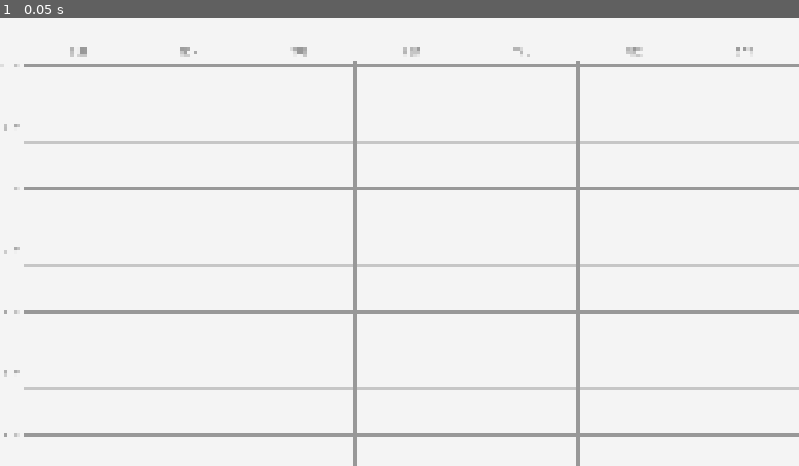
Above: before the commit, frame 1.
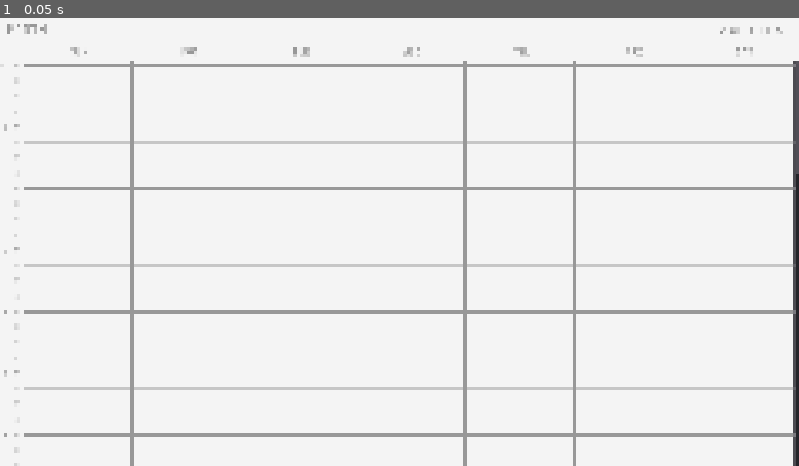
Above: after the commit, the same moment.

Repository: ACB-prgm/Organizer_Calendar
Game: Godot game, scene res://Calendar/WeekCalendar.tscn
Same seed, same stepped clock (60 frames per second), same inputs: the game is played once before the commit and once after it.
Inputs:
- Up to frame 1 (0.05 s): no input

The runs differ from the first frame. In frame 1, 3.1% of the frame differs, in the area x 0-100%, y 1-100%.

Commit message:
Resize revamp and week_selector

Diff:
--- a/Calendar/CalendarEventVbox.gd
+++ b/Calendar/CalendarEventVbox.gd
@@ -7,8 +7,9 @@
 	rect_min_size = TRUE_MIN_SIZE
 
 
-func _on_resize(new_size):
-	new_size = (new_size.x - 132) / 7
-	if new_size > 100:
-		rect_min_size.x = new_size
+#func _on_resize(new_size):
+#	pass
+#	new_size = (new_size.x - 132) / 7
+#	if new_size > 100:
+#		rect_min_size.x = new_size
 	# 132 = 22 * 6 (size of divider lines * num dividers)
--- /dev/null
+++ b/Calendar/CustomStyles/Lines/HLines_Hour.tres
@@ -0,0 +1,5 @@
+[gd_resource type="StyleBoxLine" format=2]
+
+[resource]
+color = Color( 0.6, 0.6, 0.6, 1 )
+thickness = 2
--- /dev/null
+++ b/Calendar/CustomStyles/Lines/HLines_Quarters.tres
@@ -0,0 +1,4 @@
+[gd_resource type="StyleBoxLine" format=2]
+
+[resource]
+color = Color( 0.6, 0.6, 0.6, 0.5 )
--- /dev/null
+++ b/Calendar/CustomStyles/Lines/VLines.tres
@@ -0,0 +1,6 @@
+[gd_resource type="StyleBoxLine" format=2]
+
+[resource]
+color = Color( 0.6, 0.6, 0.6, 1 )
+thickness = 3
+vertical = true
--- a/Calendar/DaysHBoxContainer.gd
+++ b/Calendar/DaysHBoxContainer.gd
@@ -1,21 +1 @@
 extends HBoxContainer
-
-
-var children
-
-func _ready():
-	#osascript -e 'say "Hello World!"'
-
-	children = get_children()
-	children.remove(0) #remove the space
-	for child in children:
-		if child is VSeparator:
-			children.erase(child)
-
-
-func _on_PanelContainer2__resize(new_size):
-	new_size = (new_size.x - 132) / 7
-	if new_size > 100:
-		for child in children:
-			child.rect_min_size.x = new_size
-# 132 = 22 * 6 (size of divider lines * num dividers)
--- a/Calendar/TimeLine.gd
+++ b/Calendar/TimeLine.gd
@@ -1,25 +1,46 @@
-tool
 extends HBoxContainer
 
 
-var line
-var _time
+var label : Label
+var line : HSeparator
+
+var time
 
 
-func init(time: String, thickness: int, width: int, color: Color):
-	line = $VBoxContainer/ColorRect
-	line.color = color
-	line.rect_min_size = Vector2(width, thickness)
+func init(minutes, line_style, color: Color):
+	line = $HSeparator
+	line.set("custom_styles/separator", line_style)
 
-	var label = $Label
-	label.text = time
+	label = $Label
+	label.set_text(min_to_time_string(minutes))
 	label.set("custom_colors/font_color", color)
 
-	if time != "":
-		_time = time
+
+func _on_resize(_new_size):
+	TimeLineLocs.locs[time] = rect_global_position.y
 
 
-func _on_resize(new_size):
-	line.rect_min_size.x = new_size.x - 55 # 55 is the time text width + spacing
-	if _time:
-		TimeLineLocs.locs[_time] = rect_global_position.y
+func min_to_time_string(mins:int) -> String:
+	var AM_PM := "AM"
+	var hour : = int(mins/60.0)
+	var minutes = mins%60
+
+
+	if hour == 0:
+		hour = 12
+	elif hour == 12:
+		AM_PM = "PM"
+	elif hour >= 13:
+		hour = hour - 12
+		AM_PM = "PM"
+
+	var time_string
+	if mins % 60 == 0:
+		time_string =  "%s %s" % [hour, AM_PM]
+	else:
+		time_string = str(minutes)
+
+
+	time = [hour, minutes, AM_PM]
+
+	return time_string
--- a/Calendar/TimeLine.tscn
+++ b/Calendar/TimeLine.tscn
@@ -1,11 +1,20 @@
-[gd_scene load_steps=3 format=2]
+[gd_scene load_steps=5 format=2]
 
-[ext_resource path="res://Calendar/CalendarBasicFont.tres" type="DynamicFont" id=1]
+[ext_resource path="res://Fonts/JetBrainsMono-Medium.ttf" type="DynamicFontData" id=1]
 [ext_resource path="res://Calendar/TimeLine.gd" type="Script" id=2]
+[ext_resource path="res://Calendar/CustomStyles/Lines/HLines_Hour.tres" type="StyleBox" id=3]
+
+[sub_resource type="DynamicFont" id=1]
+use_mipmaps = true
+use_filter = true
+font_data = ExtResource( 1 )
 
 [node name="HBoxContainer" type="HBoxContainer"]
-margin_right = 3845.0
-margin_bottom = 22.0
+anchor_right = 1.0
+anchor_bottom = 1.0
+margin_bottom = -1058.0
+size_flags_horizontal = 3
+size_flags_vertical = 3
 custom_constants/separation = 5
 script = ExtResource( 2 )
 __meta__ = {
@@ -16,20 +25,14 @@
 margin_right = 50.0
 margin_bottom = 22.0
 rect_min_size = Vector2( 50, 22 )
-custom_fonts/font = ExtResource( 1 )
+custom_fonts/font = SubResource( 1 )
 text = "12 AM"
 align = 2
 valign = 1
 
-[node name="VBoxContainer" type="VBoxContainer" parent="."]
+[node name="HSeparator" type="HSeparator" parent="."]
 margin_left = 55.0
-margin_right = 55.0
+margin_right = 1920.0
 margin_bottom = 22.0
-alignment = 1
-__meta__ = {
-"_edit_use_anchors_": false
-}
-
-[node name="ColorRect" type="ColorRect" parent="VBoxContainer"]
-margin_top = 11.0
-margin_bottom = 11.0
+size_flags_horizontal = 3
+custom_styles/separator = ExtResource( 3 )
--- a/Calendar/WeekCalendar.tscn
+++ b/Calendar/WeekCalendar.tscn
@@ -1,9 +1,8 @@
-[gd_scene load_steps=13 format=2]
+[gd_scene load_steps=7 format=2]
 
 [ext_resource path="res://Calendar/WeekCalendarContainer.tscn" type="PackedScene" id=1]
-[ext_resource path="res://Calendar/WeekCalendar.gd" type="Script" id=2]
+[ext_resource path="res://Calendar/WeekSelector/WeekSelector.tscn" type="PackedScene" id=2]
 [ext_resource path="res://Fonts/JetBrainsMono-Medium.ttf" type="DynamicFontData" id=3]
-[ext_resource path="res://Calendar/DaysHBoxContainer.gd" type="Script" id=4]
 
 [sub_resource type="StyleBoxFlat" id=1]
 bg_color = Color( 0.960784, 0.960784, 0.960784, 1 )
@@ -14,17 +13,12 @@
 use_filter = true
 font_data = ExtResource( 3 )
 
-[sub_resource type="StyleBoxEmpty" id=3]
-
-[sub_resource type="StyleBoxEmpty" id=4]
-
-[sub_resource type="StyleBoxEmpty" id=5]
-
-[sub_resource type="StyleBoxEmpty" id=6]
-
-[sub_resource type="StyleBoxEmpty" id=7]
-
-[sub_resource type="StyleBoxEmpty" id=8]
+[sub_resource type="DynamicFont" id=3]
+size = 32
+outline_color = Color( 0.6, 0.6, 0.6, 1 )
+use_mipmaps = true
+use_filter = true
+font_data = ExtResource( 3 )
 
 [node name="VBoxContainer" type="VBoxContainer"]
 anchor_right = 1.0
@@ -33,12 +27,12 @@
 "_edit_use_anchors_": false
 }
 
-[node name="Control" type="Control" parent="."]
+[node name="TopControl" type="Control" parent="."]
 margin_right = 1920.0
 margin_bottom = 100.0
 rect_min_size = Vector2( 0, 100 )
 
-[node name="Panel" type="Panel" parent="Control"]
+[node name="Panel" type="Panel" parent="TopControl"]
 anchor_right = 1.0
 anchor_bottom = 1.0
 custom_styles/panel = SubResource( 1 )
@@ -46,17 +40,15 @@
 "_edit_use_anchors_": false
 }
 
-[node name="DaysHBoxContainer" type="HBoxContainer" parent="Control"]
-anchor_top = 1.0
+[node name="DaysHBoxContainer" type="HBoxContainer" parent="TopControl"]
+anchor_right = 1.0
 anchor_bottom = 1.0
-margin_top = -33.0
-margin_right = 1920.0
-script = ExtResource( 4 )
+margin_top = 67.0
 __meta__ = {
 "_edit_use_anchors_": false
 }
 
-[node name="Space" type="Control" parent="Control/DaysHBoxContainer"]
+[node name="Space" type="Control" parent="TopControl/DaysHBoxContainer"]
 margin_right = 55.0
 margin_bottom = 33.0
 rect_min_size = Vector2( 55, 0 )
@@ -64,11 +56,12 @@
 "_edit_use_anchors_": false
 }
 
-[node name="Label1" type="Label" parent="Control/DaysHBoxContainer"]
+[node name="Label1" type="Label" parent="TopControl/DaysHBoxContainer"]
 margin_left = 59.0
-margin_right = 101.0
+margin_right = 321.0
 margin_bottom = 33.0
 grow_vertical = 0
+size_flags_horizontal = 3
 custom_fonts/font = SubResource( 2 )
 custom_colors/font_color = Color( 0.6, 0.6, 0.6, 1 )
 text = "Sun"
@@ -76,19 +69,11 @@
 valign = 2
 uppercase = true
 
-[node name="VSeparator2" type="VSeparator" parent="Control/DaysHBoxContainer"]
-margin_left = 105.0
-margin_right = 109.0
+[node name="Label2" type="Label" parent="TopControl/DaysHBoxContainer"]
+margin_left = 325.0
+margin_right = 587.0
 margin_bottom = 33.0
-custom_styles/separator = SubResource( 3 )
-__meta__ = {
-"_edit_use_anchors_": false
-}
-
-[node name="Label2" type="Label" parent="Control/DaysHBoxContainer"]
-margin_left = 113.0
-margin_right = 155.0
-margin_bottom = 33.0
+size_flags_horizontal = 3
 custom_fonts/font = SubResource( 2 )
 custom_colors/font_color = Color( 0.6, 0.6, 0.6, 1 )
 text = "Mon"
@@ -96,19 +81,11 @@
 valign = 2
 uppercase = true
 
-[node name="VSeparator3" type="VSeparator" parent="Control/DaysHBoxContainer"]
-margin_left = 159.0
-margin_right = 163.0
+[node name="Label3" type="Label" parent="TopControl/DaysHBoxContainer"]
+margin_left = 591.0
+margin_right = 854.0
 margin_bottom = 33.0
-custom_styles/separator = SubResource( 4 )
-__meta__ = {
-"_edit_use_anchors_": false
-}
-
-[node name="Label3" type="Label" parent="Control/DaysHBoxContainer"]
-margin_left = 167.0
-margin_right = 209.0
-margin_bottom = 33.0
+size_flags_horizontal = 3
 custom_fonts/font = SubResource( 2 )
 custom_colors/font_color = Color( 0.6, 0.6, 0.6, 1 )
 text = "Tue"
@@ -116,19 +93,11 @@
 valign = 2
 uppercase = true
 
-[node name="VSeparator4" type="VSeparator" parent="Control/DaysHBoxContainer"]
-margin_left = 213.0
-margin_right = 217.0
+[node name="Label4" type="Label" parent="TopControl/DaysHBoxContainer"]
+margin_left = 858.0
+margin_right = 1120.0
 margin_bottom = 33.0
-custom_styles/separator = SubResource( 5 )
-__meta__ = {
-"_edit_use_anchors_": false
-}
-
-[node name="Label4" type="Label" parent="Control/DaysHBoxContainer"]
-margin_left = 221.0
-margin_right = 263.0
-margin_bottom = 33.0
+size_flags_horizontal = 3
 custom_fonts/font = SubResource( 2 )
 custom_colors/font_color = Color( 0.6, 0.6, 0.6, 1 )
 text = "Wed"
@@ -136,19 +105,11 @@
 valign = 2
 uppercase = true
 
-[node name="VSeparator5" type="VSeparator" parent="Control/DaysHBoxContainer"]
-margin_left = 267.0
-margin_right = 271.0
+[node name="Label5" type="Label" parent="TopControl/DaysHBoxContainer"]
+margin_left = 1124.0
+margin_right = 1387.0
 margin_bottom = 33.0
-custom_styles/separator = SubResource( 6 )
-__meta__ = {
-"_edit_use_anchors_": false
-}
-
-[node name="Label5" type="Label" parent="Control/DaysHBoxContainer"]
-margin_left = 275.0
-margin_right = 317.0
-margin_bottom = 33.0
+size_flags_horizontal = 3
 custom_fonts/font = SubResource( 2 )
 custom_colors/font_color = Color( 0.6, 0.6, 0.6, 1 )
 text = "Thu"
@@ -156,19 +117,11 @@
 valign = 2
 uppercase = true
 
-[node name="VSeparator6" type="VSeparator" parent="Control/DaysHBoxContainer"]
-margin_left = 321.0
-margin_right = 325.0
+[node name="Label6" type="Label" parent="TopControl/DaysHBoxContainer"]
+margin_left = 1391.0
+margin_right = 1653.0
 margin_bottom = 33.0
-custom_styles/separator = SubResource( 7 )
-__meta__ = {
-"_edit_use_anchors_": false
-}
-
-[node name="Label6" type="Label" parent="Control/DaysHBoxContainer"]
-margin_left = 329.0
-margin_right = 371.0
-margin_bottom = 33.0
+size_flags_horizontal = 3
 custom_fonts/font = SubResource( 2 )
 custom_colors/font_color = Color( 0.6, 0.6, 0.6, 1 )
 text = "Fri"
@@ -176,25 +129,38 @@
 valign = 2
 uppercase = true
 
-[node name="VSeparator7" type="VSeparator" parent="Control/DaysHBoxContainer"]
-margin_left = 375.0
-margin_right = 379.0
+[node name="Label7" type="Label" parent="TopControl/DaysHBoxContainer"]
+margin_left = 1657.0
+margin_right = 1920.0
 margin_bottom = 33.0
-custom_styles/separator = SubResource( 8 )
-__meta__ = {
-"_edit_use_anchors_": false
-}
-
-[node name="Label7" type="Label" parent="Control/DaysHBoxContainer"]
-margin_left = 383.0
-margin_right = 425.0
-margin_bottom = 33.0
+size_flags_horizontal = 3
 custom_fonts/font = SubResource( 2 )
 custom_colors/font_color = Color( 0.6, 0.6, 0.6, 1 )
 text = "Sat"
 align = 1
 valign = 2
 uppercase = true
+
+[node name="Label" type="Label" parent="TopControl"]
+margin_left = 16.0
+margin_top = 8.0
+margin_right = 111.0
+margin_bottom = 51.0
+custom_fonts/font = SubResource( 3 )
+custom_colors/font_color = Color( 0.6, 0.6, 0.6, 1 )
+text = "MONTH"
+uppercase = true
+__meta__ = {
+"_edit_use_anchors_": false
+}
+
+[node name="WeekSelector" parent="TopControl" instance=ExtResource( 2 )]
+anchor_left = 1.0
+anchor_right = 1.0
+margin_left = -219.0
+margin_top = 8.0
+margin_right = -16.0
+margin_bottom = 57.0
 
 [node name="ScrollContainer" type="ScrollContainer" parent="."]
 margin_top = 104.0
@@ -204,7 +170,6 @@
 size_flags_vertical = 3
 follow_focus = true
 scroll_horizontal_enabled = false
-script = ExtResource( 2 )
 __meta__ = {
 "_edit_use_anchors_": false
 }
@@ -214,5 +179,3 @@
 anchor_bottom = 0.0
 margin_right = 1920.0
 margin_bottom = 976.0
-
-[connection signal="_resize" from="ScrollContainer/PanelContainer2" to="Control/DaysHBoxContainer" method="_on_PanelContainer2__resize"]
--- a/Calendar/WeekCalendarContainer.gd
+++ b/Calendar/WeekCalendarContainer.gd
@@ -6,6 +6,8 @@
 
 export var COLOR = Color(0.6, 0.6, 0.6, 1)
 
+var HourLineStyle = preload("res://Calendar/CustomStyles/Lines/HLines_Hour.tres")
+var QuarterLineStyle = preload("res://Calendar/CustomStyles/Lines/HLines_Quarters.tres")
 var line_tscn = preload("res://Calendar/TimeLine.tscn")
 
 signal _resize(new_size)
@@ -15,46 +17,31 @@
 # warning-ignore:return_value_discarded
 	get_tree().root.connect("size_changed", self, "_on_PanelContainer2_resized")  #Eventually, this will need to be replaced by
 	# something upstream.  This window will be placed inside another container, and we want to change when THAT is resized.
-	for child in $HBoxContainer.get_children():
-		if child.has_method("_on_resize"):
-# warning-ignore:return_value_discarded
-			connect("_resize", child, "_on_resize")
 	draw_H_lines()
 
 	refresh_sizing() # ensures
 
 
 func draw_H_lines():
-	var length = rect_size.x
-	var thickness : int
-	var text: String
+	var line_style
+	var minutes : int
 	var color : Color
-	var count := 0
 
 	for x in range(NUM_H_LINES):
 		var line = line_tscn.instance()
+
 		color = COLOR
+		minutes = x * 15
 
 		if x == 0 or x % 4 == 0:  # if making an Hour bar
-			thickness = 2
-			count += 1
-
-			if count == 1:
-				text = "12 AM"
-			elif count < 13:
-				text = "%s AM" % str(count-1)
-			elif count == 13:
-				text = "%s PM" % str(count -1)
-			else:
-				text = "%s PM" % str(count - 13)
+			line_style = HourLineStyle
 		else:
-			thickness = 1
-			text = ""
+			line_style = QuarterLineStyle
 			color.a = 0.5
 
+		line.init(minutes, line_style, color)
 # warning-ignore:return_value_discarded
 		connect("_resize", line, "_on_resize")
-		line.init(text, thickness, length, color)
 		$VBoxContainer.add_child(line)
 
 	var space = Control.new()
@@ -65,7 +52,6 @@
 func refresh_sizing():
 	var viewport_size = get_viewport().size
 	rect_size = viewport_size
-	$HBoxContainer.rect_size.x = viewport_size.x
 	$VBoxContainer.set("custom_constants/separation", lerp(0.0, 20.0, viewport_size.y/1400.0)) # works OK, but could be better
 	emit_signal("_resize", viewport_size)
 
--- a/Calendar/WeekCalendarContainer.tscn
+++ b/Calendar/WeekCalendarContainer.tscn
@@ -3,14 +3,10 @@
 [ext_resource path="res://Calendar/CalendarEventVbox.gd" type="Script" id=1]
 [ext_resource path="res://Calendar/ColorInvertShader.tres" type="Material" id=2]
 [ext_resource path="res://Calendar/WeekCalendarContainer.gd" type="Script" id=3]
+[ext_resource path="res://Calendar/CustomStyles/Lines/VLines.tres" type="StyleBox" id=4]
 
 [sub_resource type="StyleBoxFlat" id=1]
 bg_color = Color( 0.960784, 0.960784, 0.960784, 1 )
-
-[sub_resource type="StyleBoxLine" id=2]
-color = Color( 0.6, 0.6, 0.6, 1 )
-thickness = 3
-vertical = true
 
 [node name="PanelContainer2" type="PanelContainer"]
 anchor_right = 1.0
@@ -26,13 +22,16 @@
 [node name="VBoxContainer" type="VBoxContainer" parent="."]
 margin_right = 1920.0
 margin_bottom = 1080.0
-custom_constants/separation = 1
+size_flags_horizontal = 3
+size_flags_vertical = 3
 
 [node name="HBoxContainer" type="HBoxContainer" parent="."]
 margin_right = 1920.0
 margin_bottom = 1080.0
 grow_horizontal = 2
 grow_vertical = 2
+size_flags_horizontal = 3
+size_flags_vertical = 3
 
 [node name="Space" type="Control" parent="HBoxContainer"]
 margin_right = 55.0
@@ -41,87 +40,94 @@
 
 [node name="CalendarEventVbox" type="Control" parent="HBoxContainer"]
 margin_left = 59.0
-margin_right = 159.0
+margin_right = 314.0
 margin_bottom = 1080.0
 rect_min_size = Vector2( 100, 0 )
+size_flags_horizontal = 3
 script = ExtResource( 1 )
 
 [node name="VSeparator2" type="VSeparator" parent="HBoxContainer"]
-margin_left = 163.0
-margin_right = 167.0
+margin_left = 318.0
+margin_right = 322.0
 margin_bottom = 1080.0
-custom_styles/separator = SubResource( 2 )
+custom_styles/separator = ExtResource( 4 )
 
 [node name="CalendarEventVbox2" type="Control" parent="HBoxContainer"]
-margin_left = 171.0
-margin_right = 271.0
+margin_left = 326.0
+margin_right = 582.0
 margin_bottom = 1080.0
 rect_min_size = Vector2( 100, 0 )
+size_flags_horizontal = 3
 script = ExtResource( 1 )
 
 [node name="VSeparator3" type="VSeparator" parent="HBoxContainer"]
-margin_left = 275.0
-margin_right = 279.0
+margin_left = 586.0
+margin_right = 590.0
 margin_bottom = 1080.0
-custom_styles/separator = SubResource( 2 )
+custom_styles/separator = ExtResource( 4 )
 
 [node name="CalendarEventVbox3" type="Control" parent="HBoxContainer"]
-margin_left = 283.0
-margin_right = 383.0
+margin_left = 594.0
+margin_right = 849.0
 margin_bottom = 1080.0
 rect_min_size = Vector2( 100, 0 )
+size_flags_horizontal = 3
 script = ExtResource( 1 )
 
 [node name="VSeparator5" type="VSeparator" parent="HBoxContainer"]
-margin_left = 387.0
-margin_right = 391.0
+margin_left = 853.0
+margin_right = 857.0
 margin_bottom = 1080.0
-custom_styles/separator = SubResource( 2 )
+custom_styles/separator = ExtResource( 4 )
 
 [node name="CalendarEventVbox4" type="Control" parent="HBoxContainer"]
-margin_left = 395.0
-margin_right = 495.0
+margin_left = 861.0
+margin_right = 1117.0
 margin_bottom = 1080.0
 rect_min_size = Vector2( 100, 0 )
+size_flags_horizontal = 3
 script = ExtResource( 1 )
 
 [node name="VSeparator" type="VSeparator" parent="HBoxContainer"]
-margin_left = 499.0
-margin_right = 503.0
+margin_left = 1121.0
+margin_right = 1125.0
 margin_bottom = 1080.0
-custom_styles/separator = SubResource( 2 )
+custom_styles/separator = ExtResource( 4 )
 
 [node name="CalendarEventVbox5" type="Control" parent="HBoxContainer"]
-margin_left = 507.0
-margin_right = 607.0
+margin_left = 1129.0
+margin_right = 1384.0
 margin_bottom = 1080.0
 rect_min_size = Vector2( 100, 0 )
+size_flags_horizontal = 3
 script = ExtResource( 1 )
 
 [node name="VSeparator4" type="VSeparator" parent="HBoxContainer"]
-margin_left = 611.0
-margin_right = 615.0
+margin_left = 1388.0
+margin_right = 1392.0
 margin_bottom = 1080.0
-custom_styles/separator = SubResource( 2 )
+custom_styles/separator = ExtResource( 4 )
 
 [node name="CalendarEventVbox6" type="Control" parent="HBoxContainer"]
-margin_left = 619.0
-margin_right = 719.0
+margin_left = 1396.0
+margin_right = 1652.0
 margin_bottom = 1080.0
 rect_min_size = Vector2( 100, 0 )
+size_flags_horizontal = 3
 script = ExtResource( 1 )
 
 [node name="VSeparator6" type="VSeparator" parent="HBoxContainer"]
-margin_left = 723.0
-margin_right = 727.0
+margin_left = 1656.0
+margin_right = 1660.0
 margin_bottom = 1080.0
-custom_styles/separator = SubResource( 2 )
+custom_styles/separator = ExtResource( 4 )
 
 [node name="CalendarEventVbox7" type="Control" parent="HBoxContainer"]
-margin_left = 731.0
-margin_right = 831.0
+margin_left = 1664.0
+margin_right = 1920.0
 margin_bottom = 1080.0
 rect_min_size = Vector2( 100, 0 )
+size_flags_horizontal = 3
 script = ExtResource( 1 )
 
 [node name="InversionRect" type="ColorRect" parent="."]
--- /dev/null
+++ b/Calendar/WeekSelector/WeekSelector.gd
@@ -0,0 +1,38 @@
+extends HBoxContainer
+
+
+onready var weekLabel = $Label
+
+var week = 01
+
+signal week_changed(_week)
+
+
+func _ready():
+	change_week(0)
+
+
+func _on_LeftButton_pressed():
+	change_week(-1)
+
+func _on_RightButton_pressed():
+	change_week(1)
+
+
+func change_week(change:int):
+	week += change
+
+	if week < 1:
+		week = 52
+	elif week > 52:
+		week = 1
+
+	emit_signal("week_changed", week)
+
+	var weekStr: String
+	if week < 10:
+		weekStr = "0%s" % week
+	else:
+		weekStr = str(week)
+
+	weekLabel.text = "WEEK %s" % weekStr
--- /dev/null
+++ b/Calendar/WeekSelector/WeekSelector.tscn
@@ -0,0 +1,75 @@
+[gd_scene load_steps=8 format=2]
+
+[ext_resource path="res://Fonts/JetBrainsMono-Medium.ttf" type="DynamicFontData" id=1]
+[ext_resource path="res://Calendar/WeekSelector/WeekSelector.gd" type="Script" id=2]
+
+[sub_resource type="StyleBoxEmpty" id=1]
+
+[sub_resource type="DynamicFont" id=2]
+size = 32
+use_mipmaps = true
+use_filter = true
+font_data = ExtResource( 1 )
+
+[sub_resource type="DynamicFont" id=3]
+size = 24
+use_mipmaps = true
+use_filter = true
+font_data = ExtResource( 1 )
+
+[sub_resource type="StyleBoxEmpty" id=4]
+
+[sub_resource type="DynamicFont" id=5]
+size = 32
+use_mipmaps = true
+use_filter = true
+font_data = ExtResource( 1 )
+
+[node name="WeekSelector" type="HBoxContainer"]
+margin_right = 94.0
+margin_bottom = 22.0
+alignment = 1
+script = ExtResource( 2 )
+__meta__ = {
+"_edit_use_anchors_": false
+}
+
+[node name="LeftButton" type="Button" parent="."]
+margin_right = 31.0
+margin_bottom = 49.0
+custom_styles/focus = SubResource( 1 )
+custom_fonts/font = SubResource( 2 )
+custom_colors/font_color_disabled = Color( 0.4, 0.4, 0.4, 1 )
+custom_colors/font_color = Color( 0.6, 0.6, 0.6, 1 )
+custom_colors/font_color_hover = Color( 0.8, 0.8, 0.8, 1 )
+custom_colors/font_color_pressed = Color( 0.6, 0.6, 0.6, 1 )
+text = "<"
+flat = true
+
+[node name="Label" type="Label" parent="."]
+margin_left = 35.0
+margin_top = 8.0
+margin_right = 133.0
+margin_bottom = 41.0
+custom_fonts/font = SubResource( 3 )
+custom_colors/font_color = Color( 0.6, 0.6, 0.6, 1 )
+text = "week 01"
+align = 1
+valign = 1
+uppercase = true
+
+[node name="RightButton" type="Button" parent="."]
+margin_left = 137.0
+margin_right = 168.0
+margin_bottom = 49.0
+custom_styles/focus = SubResource( 4 )
+custom_fonts/font = SubResource( 5 )
+custom_colors/font_color_disabled = Color( 0.4, 0.4, 0.4, 1 )
+custom_colors/font_color = Color( 0.6, 0.6, 0.6, 1 )
+custom_colors/font_color_hover = Color( 0.8, 0.8, 0.8, 1 )
+custom_colors/font_color_pressed = Color( 0.6, 0.6, 0.6, 1 )
+text = ">"
+flat = true
+
+[connection signal="pressed" from="LeftButton" to="." method="_on_LeftButton_pressed"]
+[connection signal="pressed" from="RightButton" to="." method="_on_RightButton_pressed"]
